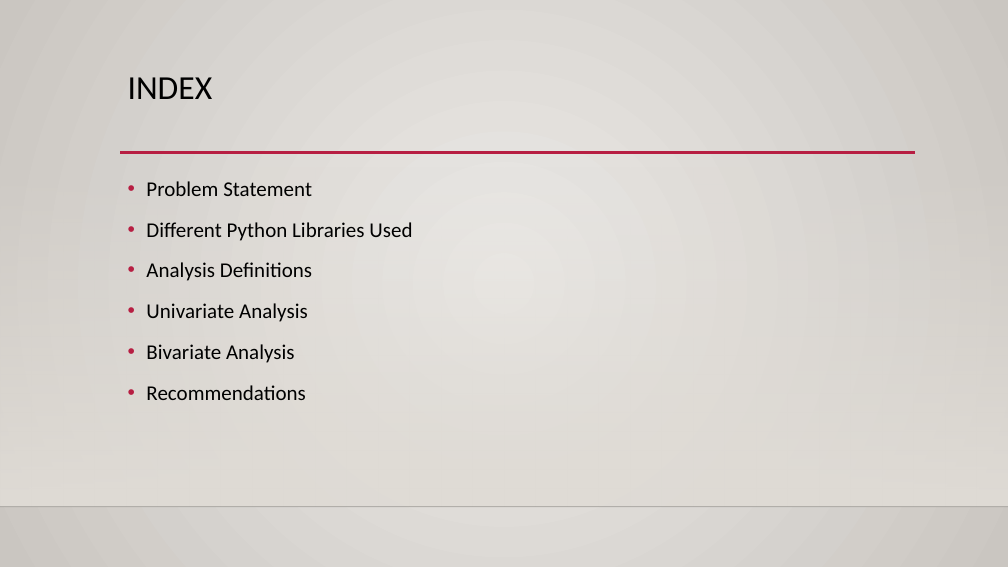
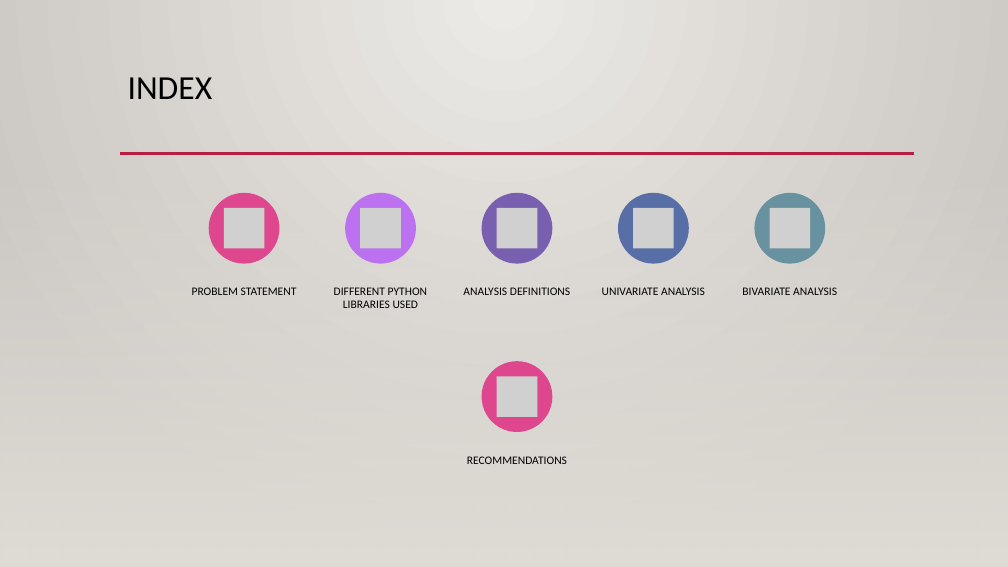
Before and after one commit to jiten-kmar/LendingClubCaseStudy, a slide deck: slide 2 of lending_analysis.pptx. Drawn at 1008x567 pixels with LibreOffice and Linux fonts; fonts in the diff are those of the drawing; grey boxes stand for pictures; background and template pictures are left out. Boxes give left, top, right and bottom in pixels: in the first picture for what was removed or moved away, otherwise in the second. Text is boxed around its words. In the diff, an @@ line names an element or a change of style, - is before the commit and + after.

```diff
--- a/lending_analysis.pptx
+++ b/lending_analysis.pptx
@@ rectangle added at <box>0,0,1008,567</box>, fill gradient #ECEAE7 to #CAC7C1 @@
@@ rectangle added at <box>0,167,1008,567</box>, fill gradient #DFDBD5 @@
@@ text removed at <box>146,181,412,400</box> @@
-• Problem Statement
-• Different Python Libraries Used
-• Analysis Definitions
-• Univariate Analysis
-• Bivariate Analysis
-• Recommendations
@@ group added at <box>192,193,837,464</box>: 6 ellipses, 6 pictures, 6 texts @@
+PROBLEM STATEMENT
+DIFFERENT PYTHON LIBRARIES USED
+ANALYSIS DEFINITIONS
+UNIVARIATE ANALYSIS
+BIVARIATE ANALYSIS
+RECOMMENDATIONS
```
Also in this commit, not shown: 4 other slides changed, 1 other file.
